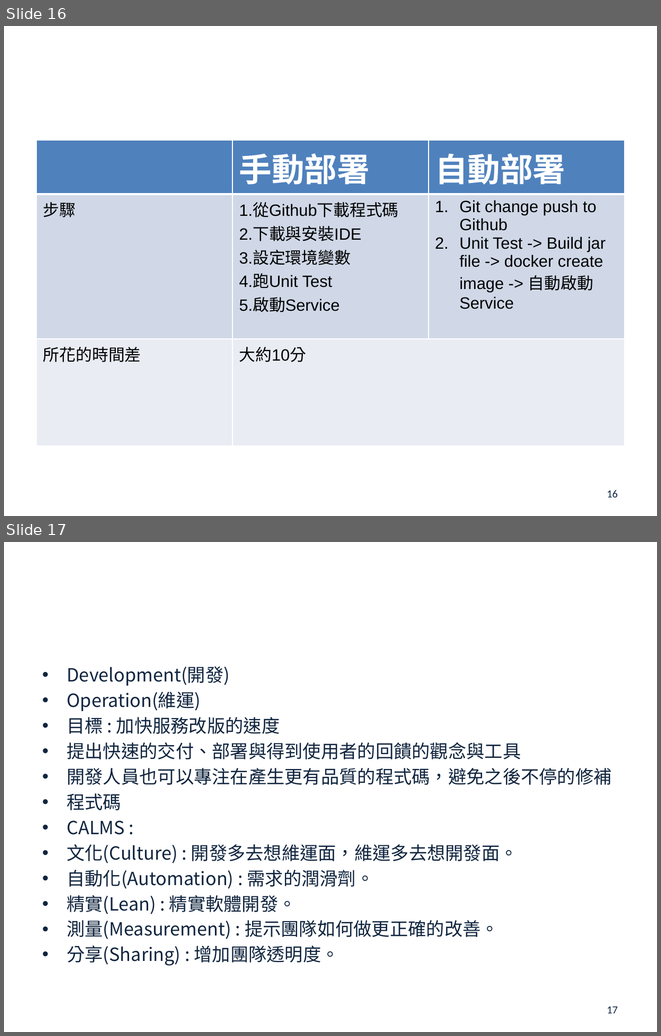
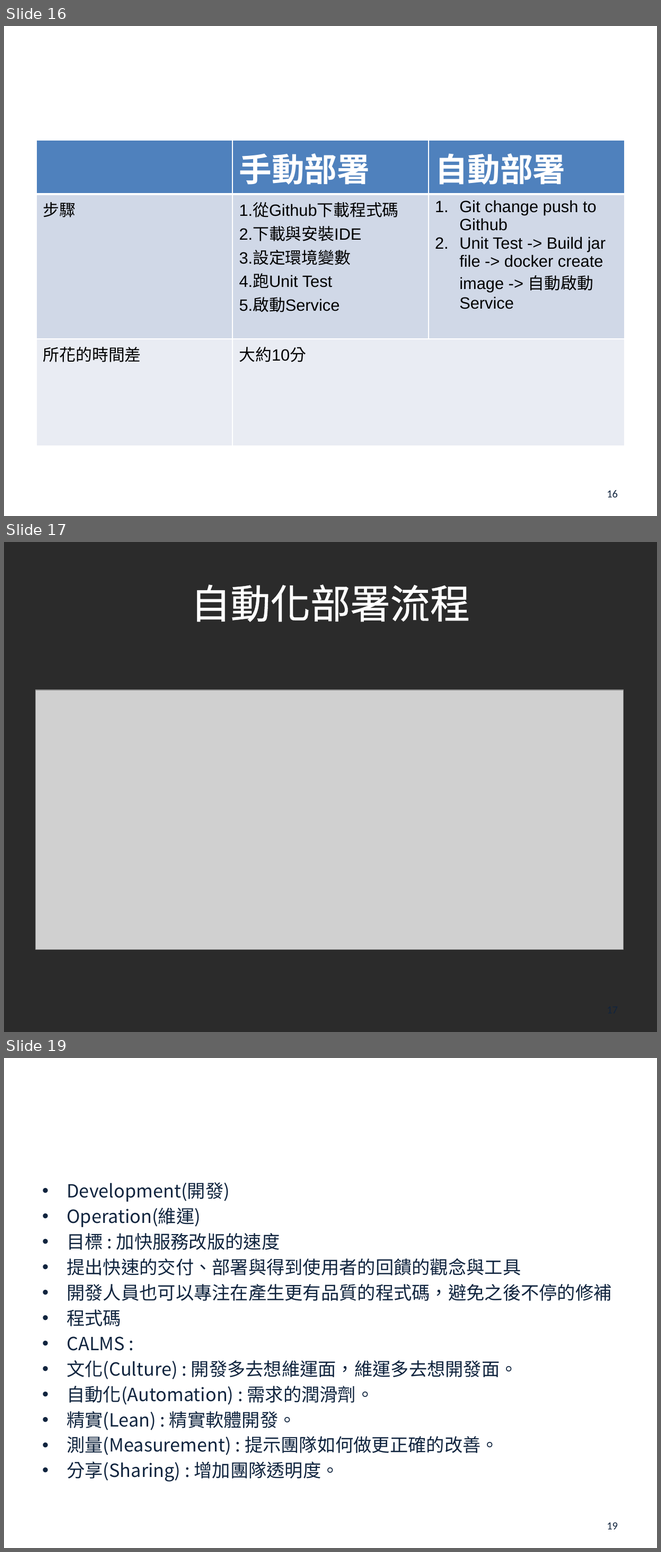
Before and after one commit to john78530/thesis, a slide deck: Oral.pptx. Shown one above the other, each under a label of ours: slides 16 and 17 before the commit, slides 16, 17 and 19 after it; the slides between them are not shown. The pictures are 661x1036 and 661x1552 pixels, drawn with LibreOffice and Linux fonts; fonts in the diff are those of the drawing; grey boxes stand for pictures; background and template pictures are left out; a plain dark background stands for a picture behind light text. Boxes give left, top, right and bottom in pixels: in the first picture for what was removed or moved away, otherwise in the second. Text is boxed around its words. In the diff, an @@ line names an element or a change of style, - is before the commit and + after.

```diff
--- a/Oral.pptx
+++ b/Oral.pptx
@@ slide 17 added at <box>4,542,657,1032</box>, background picture (left out) @@
@@ title added at <box>191,584,470,622</box>, 44 pt, text #FFFFFF @@
+自動化部署流程
@@ picture added at <box>35,689,623,949</box> @@
@@ page number added at <box>472,996,624,1022</box>, 12 pt, text #0F243E @@
+17
@@ what was slide 17 is now slide 19 @@
@@ page number at <box>607,1522,618,1529</box>: text changed @@
-17
+19
```
Also in this commit, not shown: 1 other slide added.
